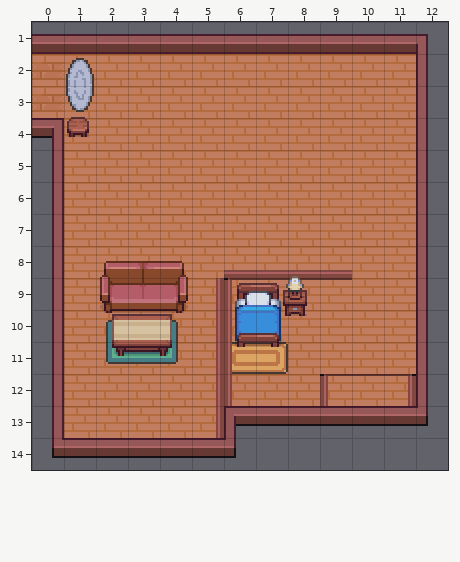
Tiled map -- assets/maps/main_map_house.tmx. Above is the file before it was changed.
Cells are 16x16 px. Shown: x 0..12, y 1..14.
After the commit:
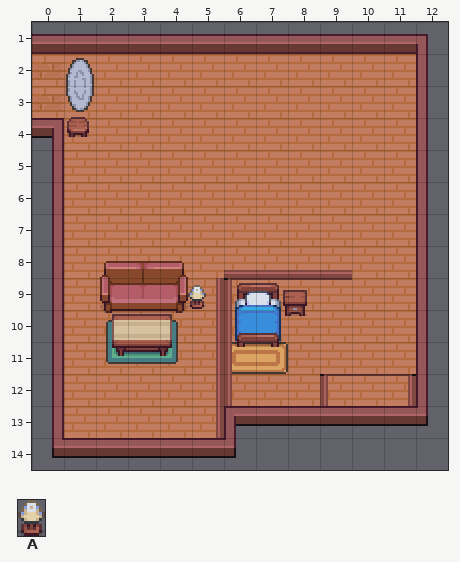
Key: from "house_objects": A 1 "Prop".
Objects are placed by their top-left corner, in cells (3,4 is the top-left corner of cell 3,4); size is 1x1 cell unless given.
Change:
Layer "objects":
added: A "Prop" at 4.9,9.2 size 0.6x0.8
Layer "plants" (removed):
removed: A "Prop" at 7.9,9 size 0.6x0.8
Boxes around the changes in both pictures, in picture pixels (x1, y1, x2, y2):
removed: (286, 276, 304, 300)
added: (188, 285, 206, 309)
